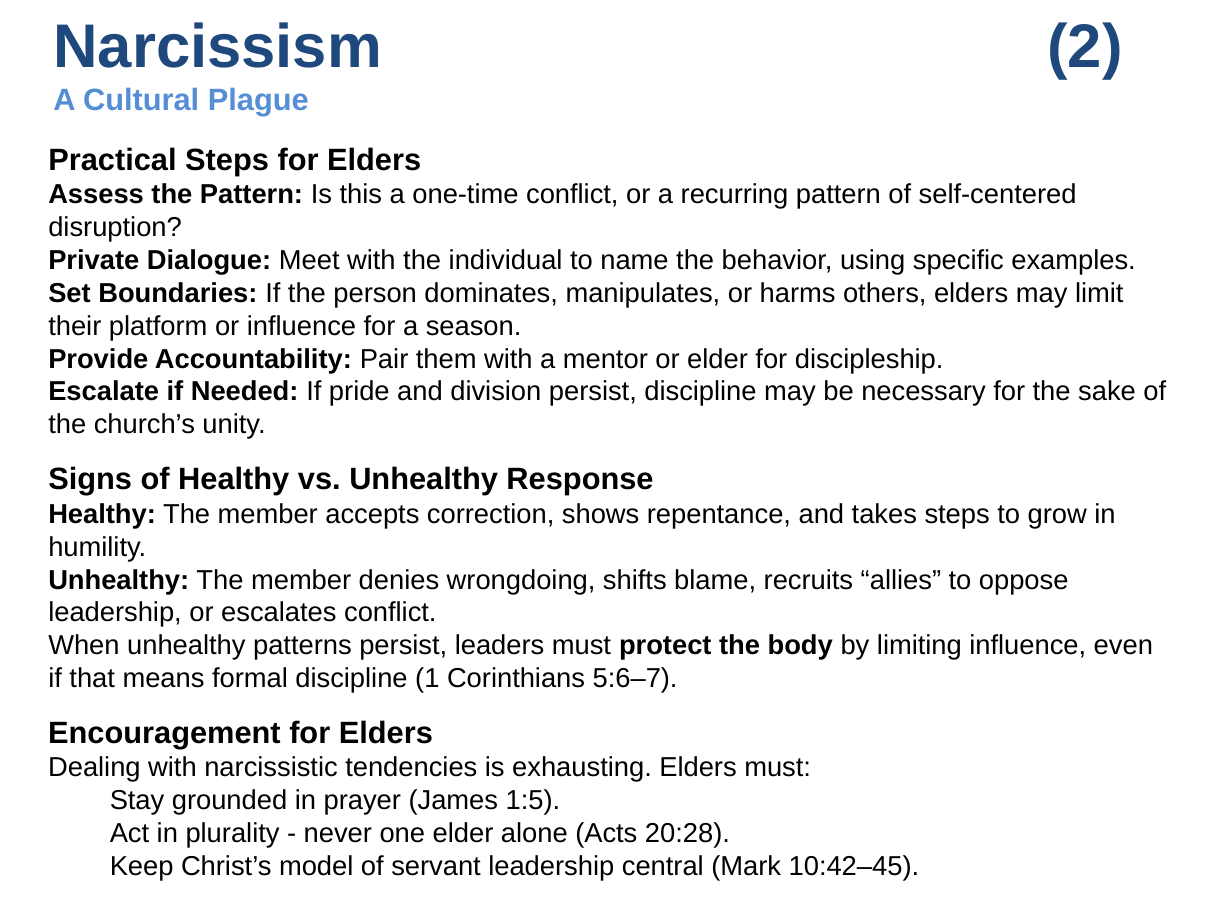
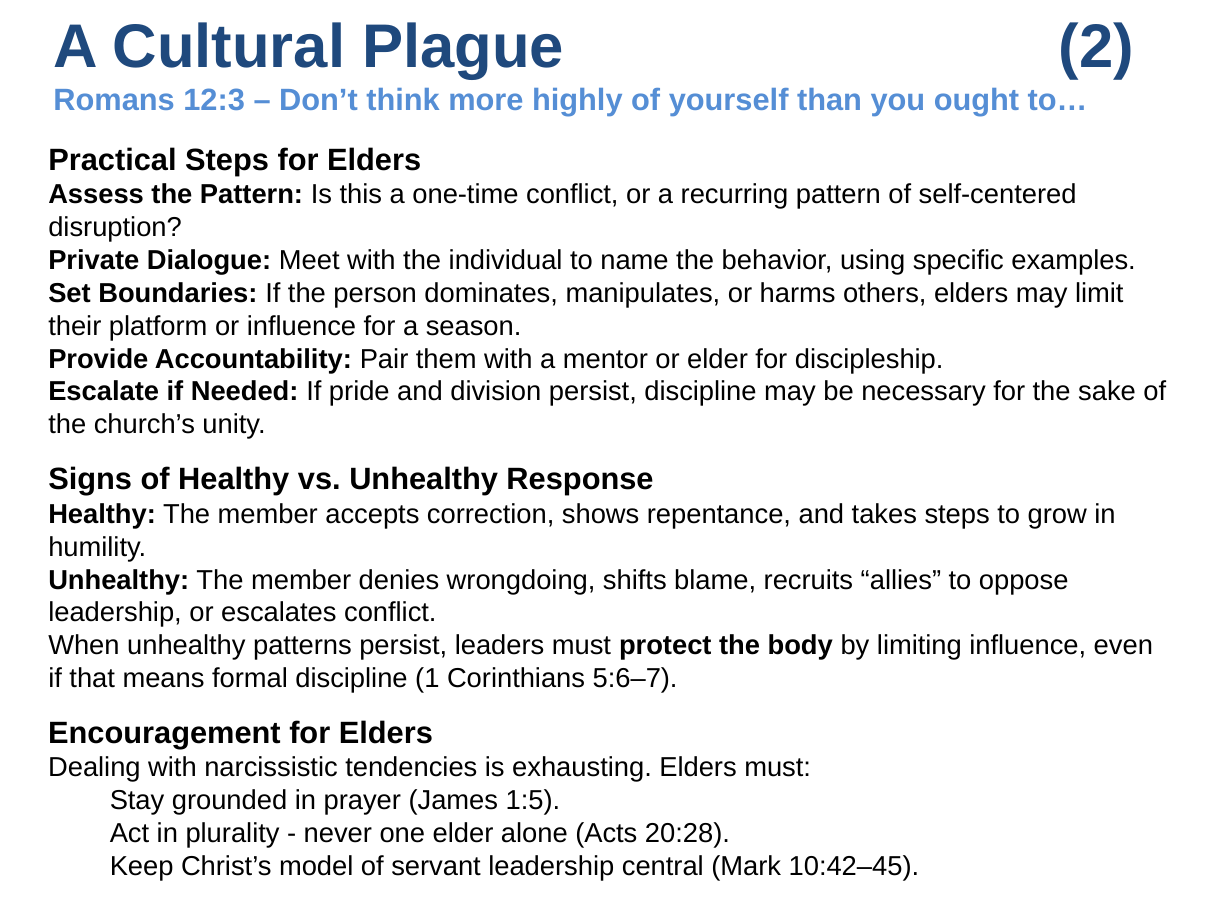
Before and after one commit to UsefulEngines/EvangelismPublic, a slide deck: slide 6 of 2025-Q3/Unity10/2025-09-07-Unity10.pptx. Drawn at 1232x924 pixels with LibreOffice and Linux fonts; fonts in the diff are those of the drawing. Boxes give left, top, right and bottom in pixels: in the first picture for what was removed or moved away, otherwise in the second. Text is boxed around its words. In the diff, an @@ line names an element or a change of style, - is before the commit and + after.

```diff
--- a/2025-Q3/Unity10/2025-09-07-Unity10.pptx
+++ b/2025-Q3/Unity10/2025-09-07-Unity10.pptx
@@ title at [53,22,1134,116]: text changed @@
-Narcissism (2)
-A Cultural Plague
+A Cultural Plague (2)
+Romans 12:3 – Don’t think more highly of yourself than you ought to…
```
Also in this commit, not shown: 1 other slide changed, 1 other file.
